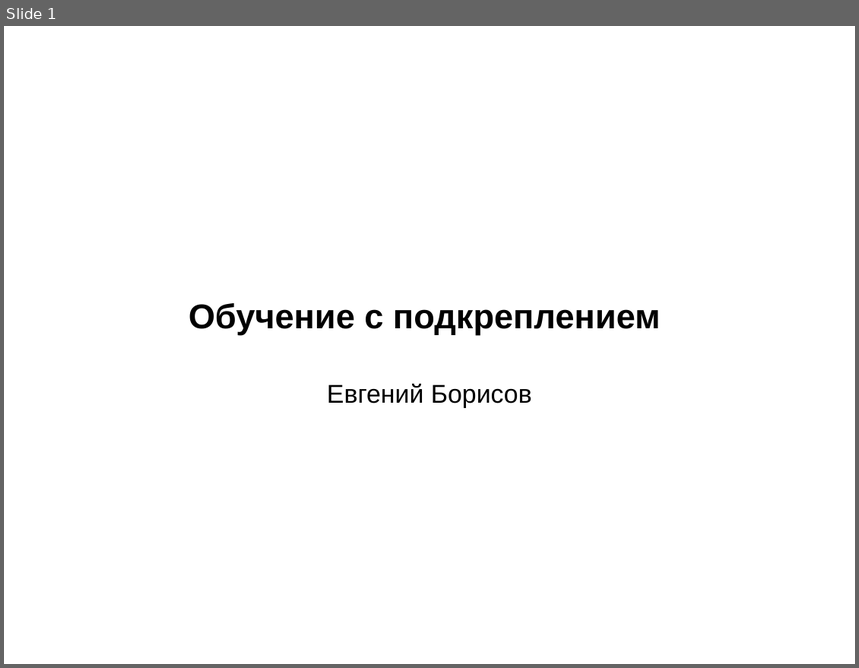
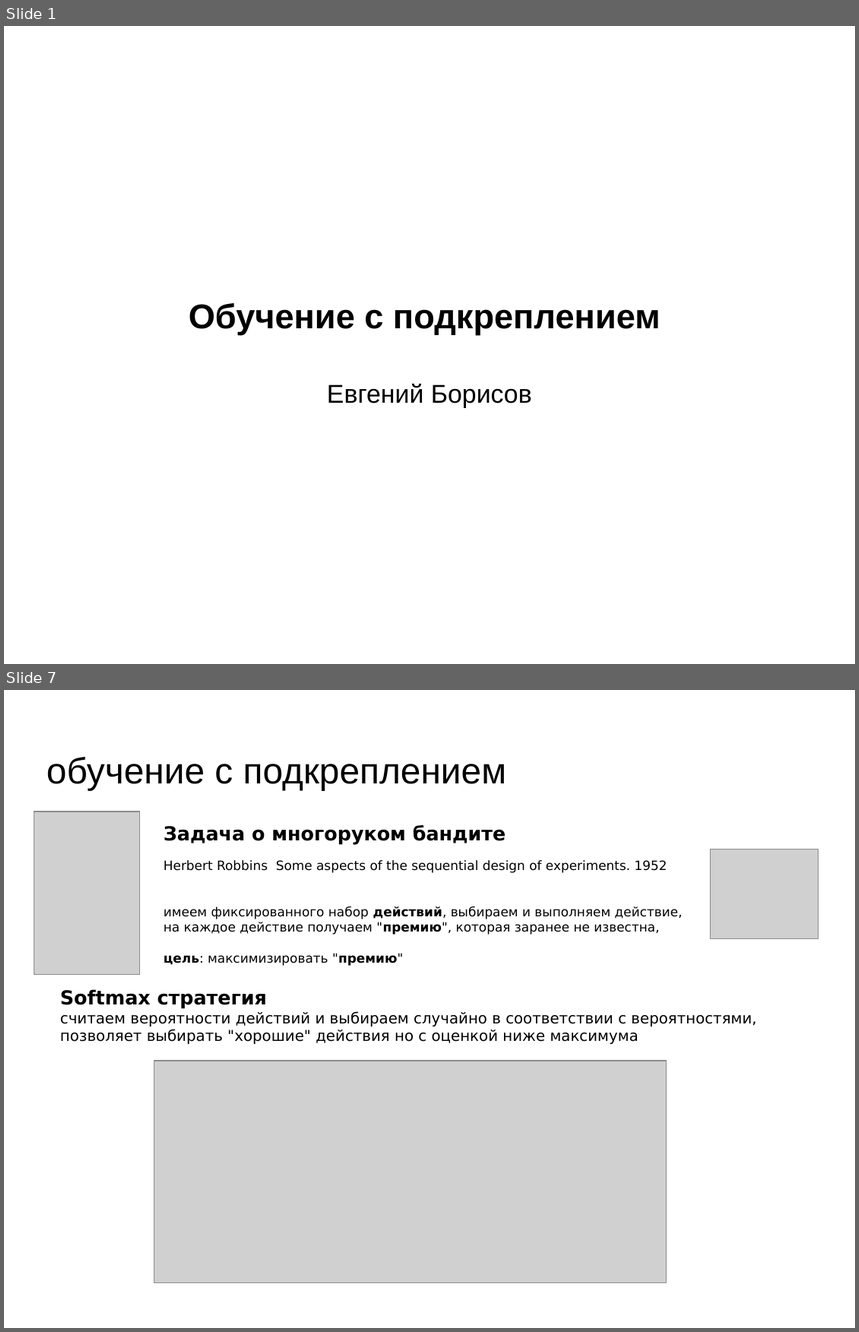
Before and after one commit to mechanoid5/ml_lectorium_legacy, a slide deck: 34-reinforcement-learning.odp. Shown one above the other, each under a label of ours: slide 1 before the commit, slides 1 and 7 after it; the slides between them are not shown. The pictures are 859x668 and 859x1332 pixels, drawn with LibreOffice and Linux fonts; fonts in the diff are those of the drawing; grey boxes stand for pictures; background and template pictures are left out. Boxes give left, top, right and bottom in pixels: in the first picture for what was removed or moved away, otherwise in the second. Text is boxed around its words. In the diff, an @@ line names an element or a change of style, - is before the commit and + after.

```diff
--- a/34-reinforcement-learning.odp
+++ b/34-reinforcement-learning.odp
@@ slide 7 added at box(4, 690, 855, 1328), background picture (left out) @@
@@ title added at box(47, 757, 507, 790), 33.9 pt, text #000000 @@
+обучение с подкреплением
@@ picture added at box(34, 812, 140, 974) @@
@@ text added at box(164, 825, 683, 966), 12 pt, text #000000 @@
+Задача о многоруком бандите
+Herbert Robbins Some aspects of the sequential design of experiments. 1952
+имеем фиксированного набор действий, выбираем и выполняем действие,
+на каждое действие получаем "премию", которая заранее не известна,
+цель: максимизировать "премию"
@@ picture added at box(711, 850, 819, 939) @@
@@ text added at box(60, 989, 756, 1044), 14 pt, text #000000 @@
+Softmax стратегия
+считаем вероятности действий и выбираем случайно в соответствии с вероятностями,
+позволяет выбирать "хорошие" действия но с оценкой ниже максимума
@@ picture added at box(154, 1061, 667, 1283) @@
```
Also in this commit, not shown: 3 slides changed, 8 other slides added, 3 slides removed.
